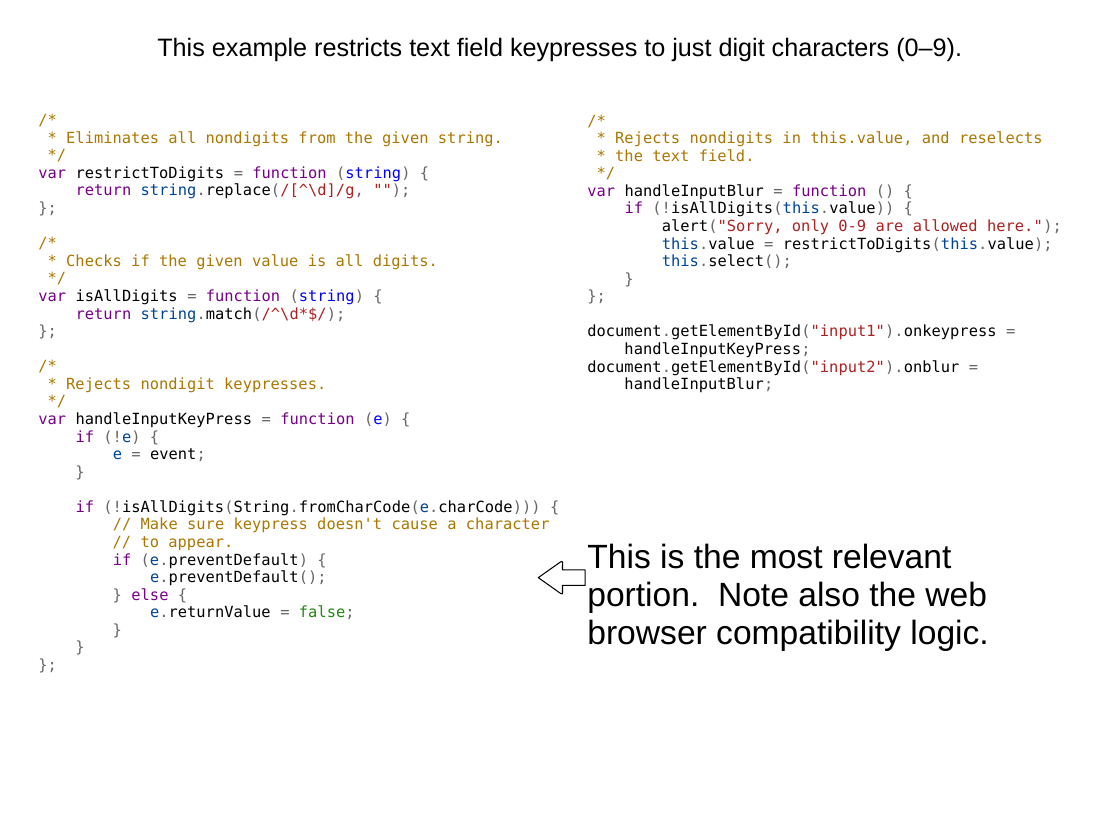
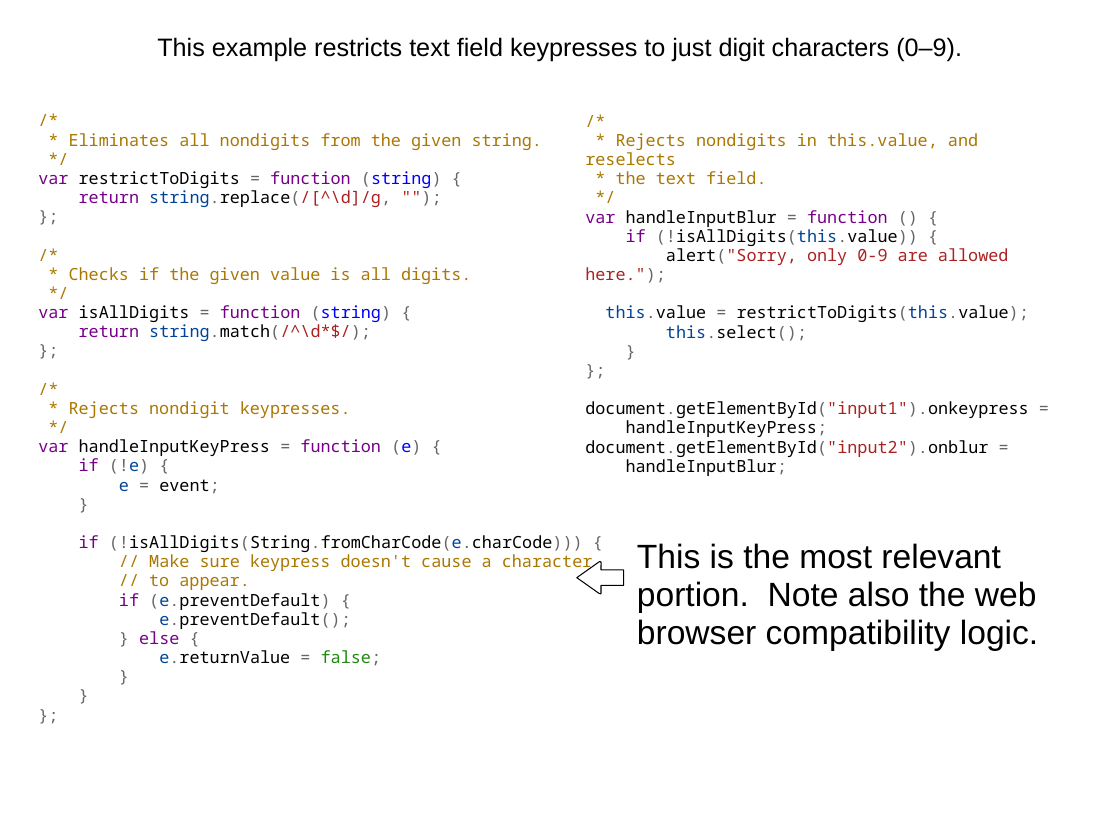
Before and after one commit to dondi/javascript-book, a slide deck: slide 40 of presentations/Chapter_6_Presentation.ppt. Drawn at 1120x840 pixels with LibreOffice and Linux fonts; fonts in the diff are those of the drawing; background and template pictures are left out. Boxes give left, top, right and bottom in pixels: in the first picture for what was removed or moved away, otherwise in the second. Text is boxed around its words. In the diff, an @@ line names an element or a change of style, - is before the commit and + after.

```diff
--- a/presentations/Chapter_6_Presentation.ppt
+++ b/presentations/Chapter_6_Presentation.ppt
@@ text "/* * Eliminates all nondigits ..." at [38, 133, 593, 666]: size 11 to 12 pt, font DejaVu Sans Mono to Noto Sans Mono @@
@@ text "/* * Rejects nondigits in ..." at [585, 133, 1029, 476]: size 11 to 12 pt, font DejaVu Sans Mono to Noto Sans Mono @@
@@ text "This is the most relevant ...": place and size @@
-text "This is the most relevant ..." at [587, 543, 988, 651]
+text "This is the most relevant ..." at [637, 543, 1038, 651]
@@ freeform shape: place and size @@
-freeform shape at [538, 561, 585, 595]
+freeform shape at [577, 561, 623, 595]
```
Also in this commit, not shown: 16 other slides changed.
